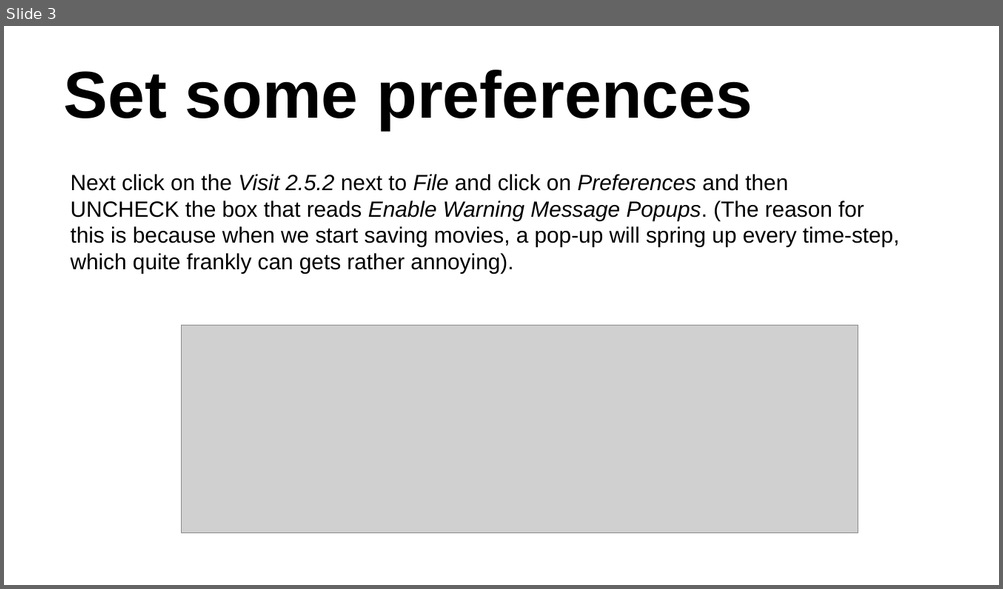
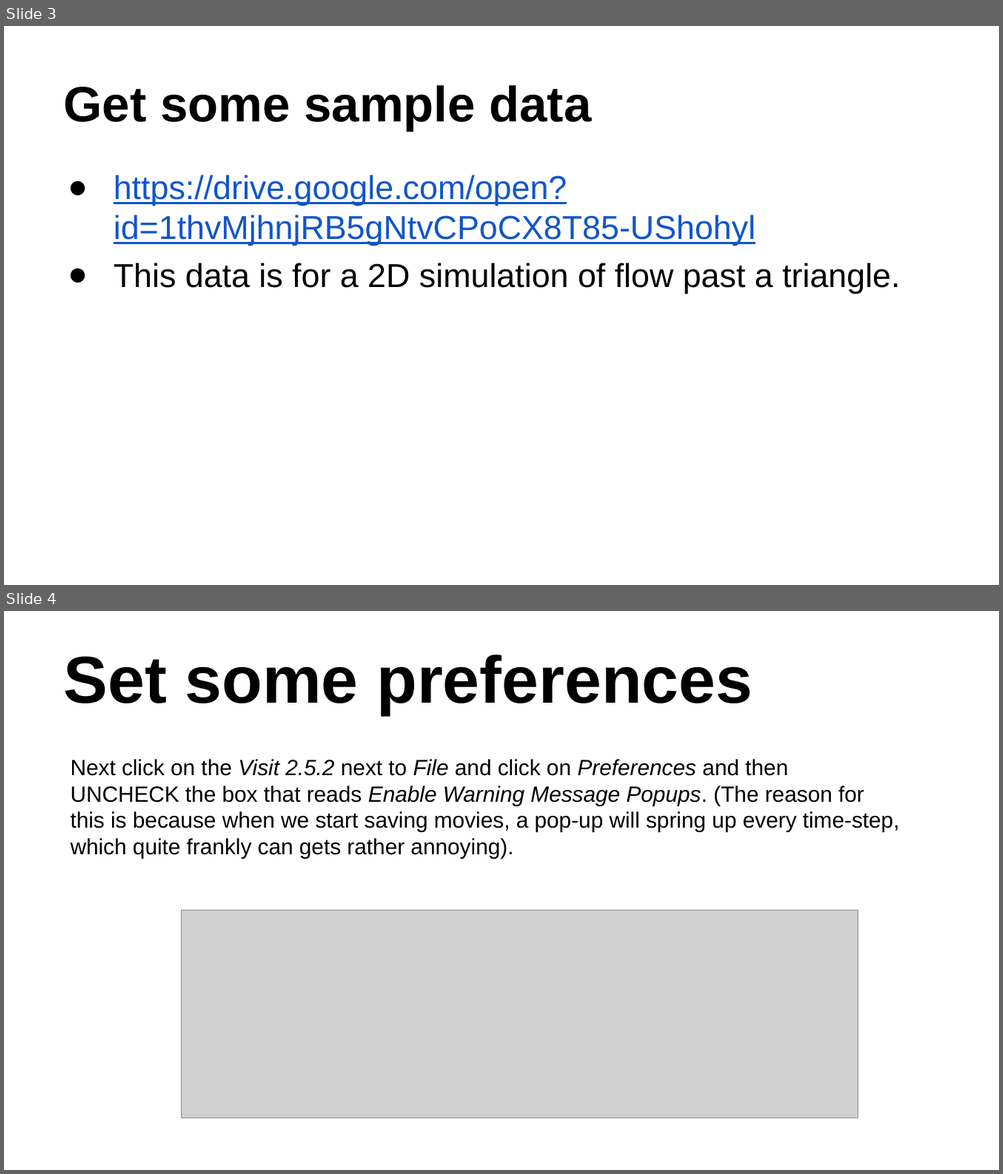
Before and after one commit to fairyflies9/IBAMR-Tutorials, a slide deck: Data Visualizationand Analysis/Lecture 1 - VISIT - How to plot IBAMR Data.pptx. Shown one above the other, each under a label of ours: slide 3 before the commit, slides 3 and 4 after it. The pictures are 1003x589 and 1003x1174 pixels, drawn with LibreOffice and Linux fonts; fonts in the diff are those of the drawing; grey boxes stand for pictures. Boxes give left, top, right and bottom in pixels: in the first picture for what was removed or moved away, otherwise in the second. Text is boxed around its words. In the diff, an @@ line names an element or a change of style, - is before the commit and + after.

Commit message:
Intro to IBM lecture
Edited IBM lecture along with sample matlab codes

```diff
--- a/Data Visualizationand Analysis/Lecture 1 - VISIT - How to plot IBAMR Data.pptx
+++ b/Data Visualizationand Analysis/Lecture 1 - VISIT - How to plot IBAMR Data.pptx
@@ slide 3 added at [4, 26, 999, 585], background #FFFFFF @@
@@ title added at [64, 85, 591, 131], 36 pt, text #000000, bold @@
+Get some sample data
@@ text added at [114, 175, 899, 294], 24 pt, text #1155CC, underline @@
+● https://drive.google.com/open?id=1thvMjhnjRB5gNtvCPoCX8T85-UShohyl
+● This data is for a 2D simulation of flow past a triangle.
@@ what was slide 3 is now slide 4 @@
```
Also in this commit, not shown: 1 slide changed, 5 other files.
